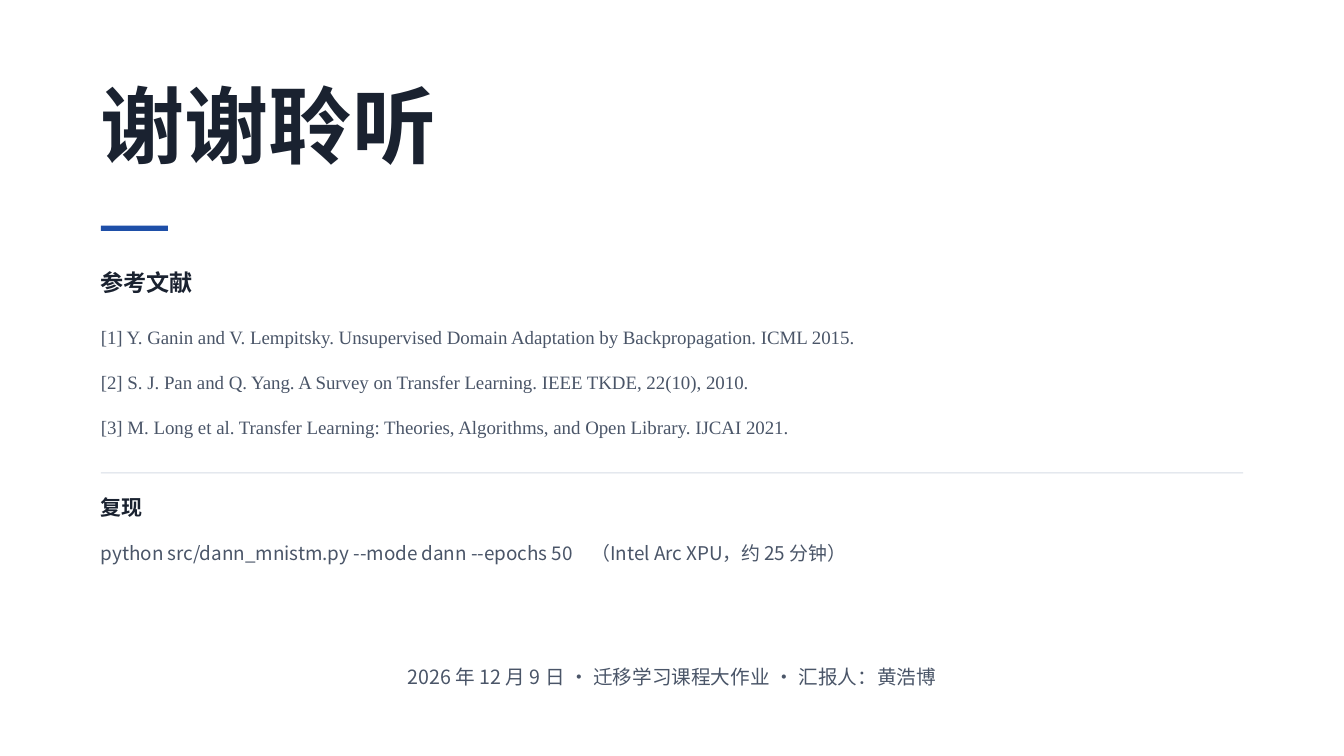
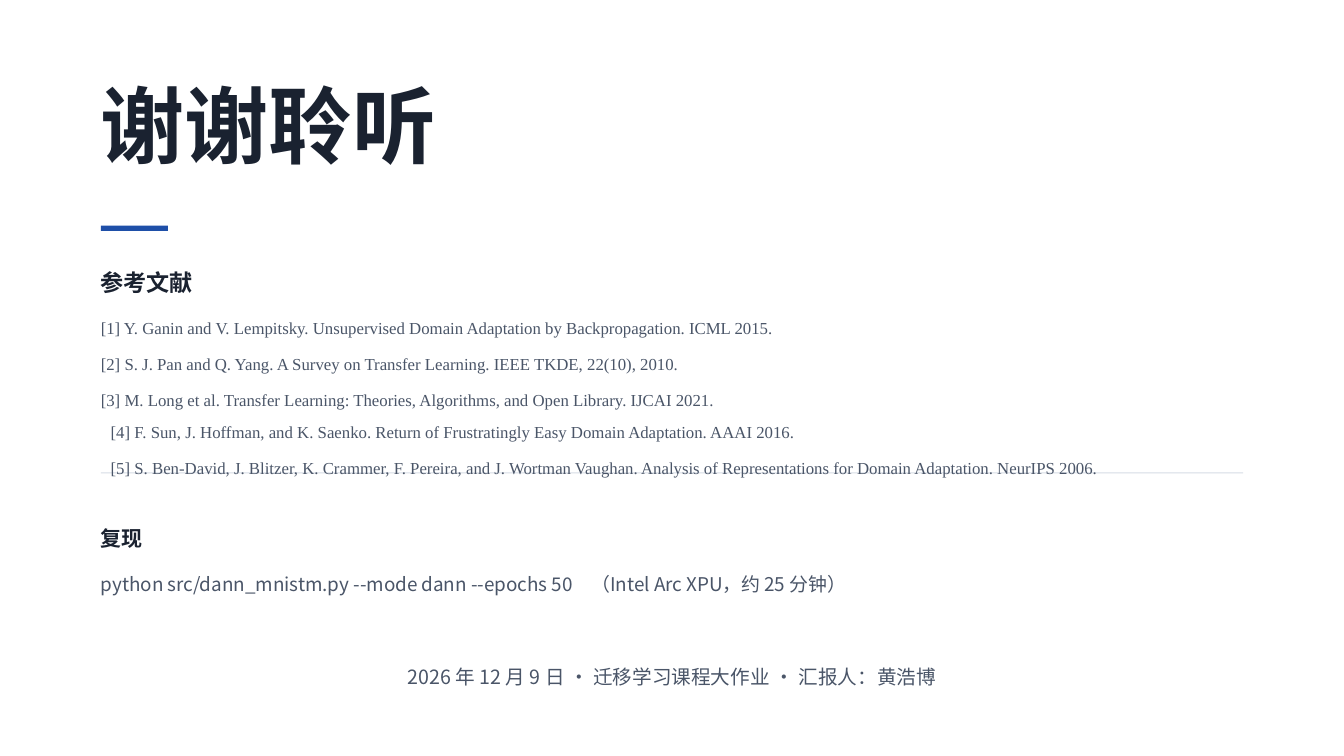
Before and after one commit to IsukaShinji/2026-fall-transfer-learning, a slide deck: slide 12 of 个人展示/汇报/DANN域自适应汇报/DANN域自适应汇报.pptx. Drawn at 1344x756 pixels with LibreOffice and Linux fonts; fonts in the diff are those of the drawing. Boxes give left, top, right and bottom in pixels: in the first picture for what was removed or moved away, otherwise in the second. Text is boxed around its words. In the diff, an @@ line names an element or a change of style, - is before the commit and + after.

```diff
--- a/个人展示/汇报/DANN域自适应汇报/DANN域自适应汇报.pptx
+++ b/个人展示/汇报/DANN域自适应汇报/DANN域自适应汇报.pptx
@@ text "[2] S. J. Pan and ...": place and size @@
-text "[2] S. J. Pan and ..." at box(101, 375, 748, 393)
+text "[2] S. J. Pan and ..." at box(101, 358, 678, 374)
@@ size 13.5 to 12 pt in 3 elements at box(101, 322, 773, 338), box(101, 358, 678, 374), box(101, 394, 714, 410) @@
@@ text "[3] M. Long et al. ...": place and size @@
-text "[3] M. Long et al. ..." at box(101, 420, 788, 438)
+text "[3] M. Long et al. ..." at box(101, 394, 714, 410)
@@ text added at box(111, 426, 794, 442), 12 pt, text #4A5568 @@
+[4] F. Sun, J. Hoffman, and K. Saenko. Return of Frustratingly Easy Domain Adaptation. AAAI 2016.
@@ text added at box(111, 462, 1097, 478), 12 pt, text #4A5568 @@
+[5] S. Ben-David, J. Blitzer, K. Crammer, F. Pereira, and J. Wortman Vaughan. Analysis of Representations for Domain Adaptation. NeurIPS 2006.
@@ text "复现": place and size @@
-text "复现" at box(101, 497, 143, 517)
+text "复现" at box(101, 528, 143, 548)
@@ text "python src/dann_mnistm.py --mode dann --epochs ...": place and size @@
-text "python src/dann_mnistm.py --mode dann --epochs ..." at box(101, 544, 847, 565)
+text "python src/dann_mnistm.py --mode dann --epochs ..." at box(101, 575, 847, 596)
```
Also in this commit, not shown: 3 other slides changed.
